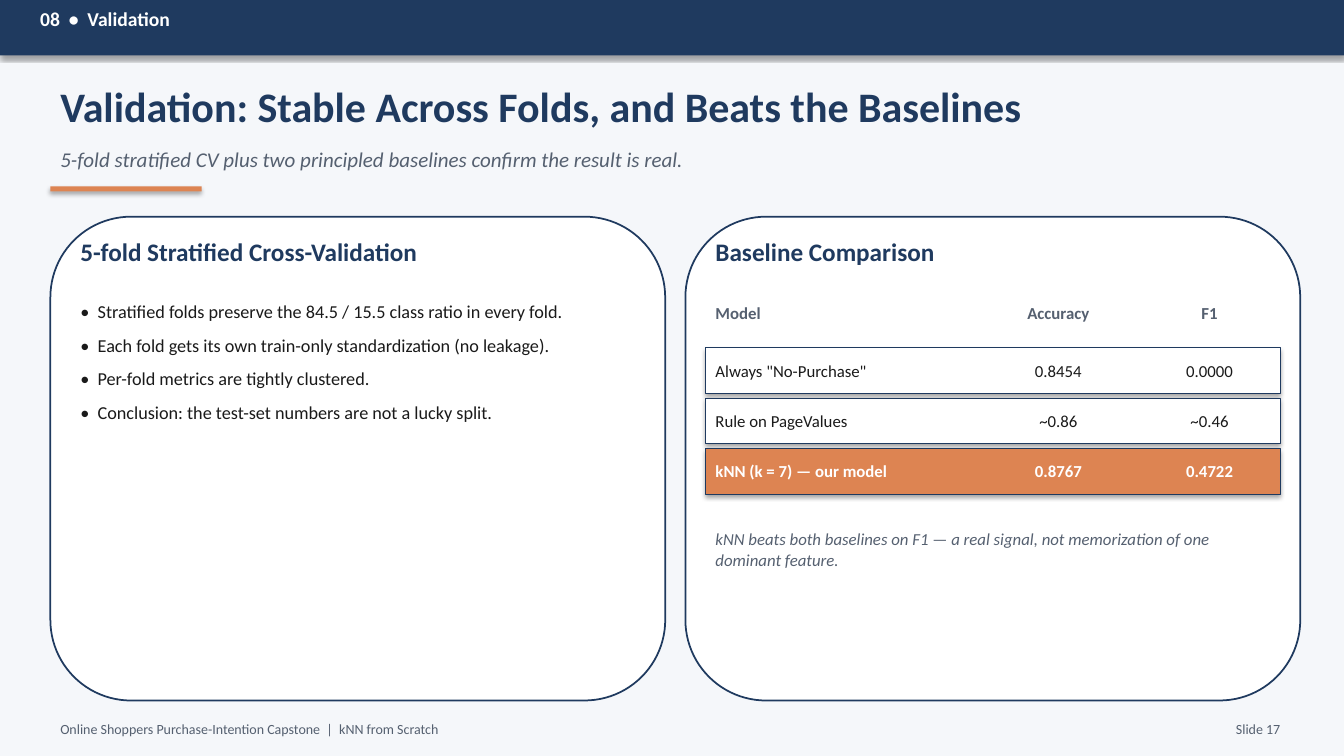
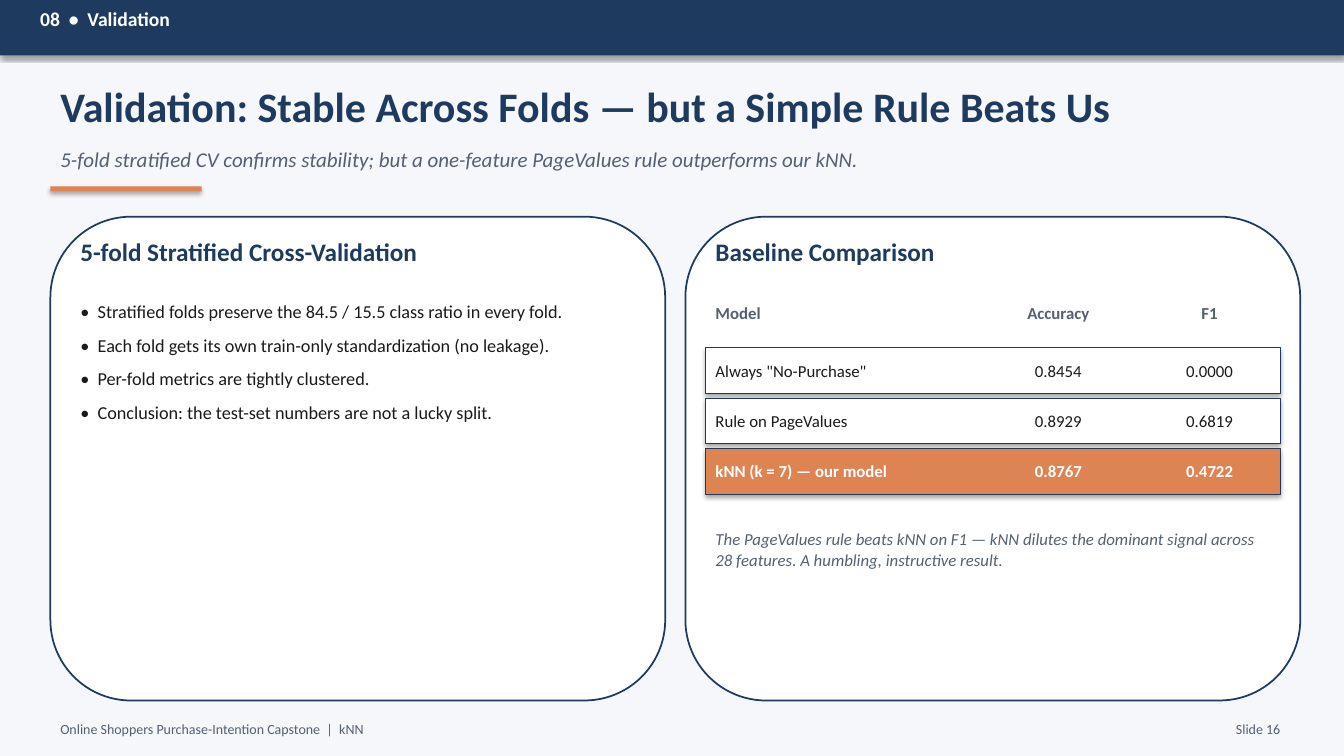
Before and after one commit to RodneeGlenMartin/Capstone-KNN-OnlineShoppers, a slide deck: slide 16 of Capstone_Presentation.pptx. Drawn at 1344x756 pixels with LibreOffice and Linux fonts; fonts in the diff are those of the drawing. Boxes give left, top, right and bottom in pixels: in the first picture for what was removed or moved away, otherwise in the second. Text is boxed around its words. In the diff, an @@ line names an element or a change of style, - is before the commit and + after.

Commit message:
Update Capstone_Presentation.pptx
Replace binary Capstone_Presentation.pptx with an updated version. This commit includes manual edits to slides, content, and formatting; the change is a binary update so individual diffs are not shown.

```diff
--- a/Capstone_Presentation.pptx
+++ b/Capstone_Presentation.pptx
@@ text at bbox=[60, 92, 1110, 129]: text changed @@
-Validation: Stable Across Folds, and Beats the Baselines
+Validation: Stable Across Folds — but a Simple Rule Beats Us
@@ text at bbox=[60, 152, 858, 171]: text changed @@
-5-fold stratified CV plus two principled baselines confirm the result is real.
+5-fold stratified CV confirms stability; but a one-feature PageValues rule outperforms our kNN.
@@ text at bbox=[1035, 415, 1082, 427]: text changed @@
-~0.86
+0.8929
@@ text at bbox=[1186, 415, 1233, 427]: text changed @@
-~0.46
+0.6819
@@ text at bbox=[715, 533, 1254, 569]: text changed @@
-kNN beats both baselines on F1 — a real signal, not memorization of one dominant feature.
+The PageValues rule beats kNN on F1 — kNN dilutes the dominant signal across 28 features. A humbling, instructive result.
@@ text at bbox=[60, 724, 363, 737]: text changed @@
-Online Shoppers Purchase-Intention Capstone | kNN from Scratch
+Online Shoppers Purchase-Intention Capstone | kNN
@@ text at bbox=[1236, 724, 1280, 734]: text changed @@
-Slide 17
+Slide 16
```
Also in this commit, not shown: 20 other slides changed.
